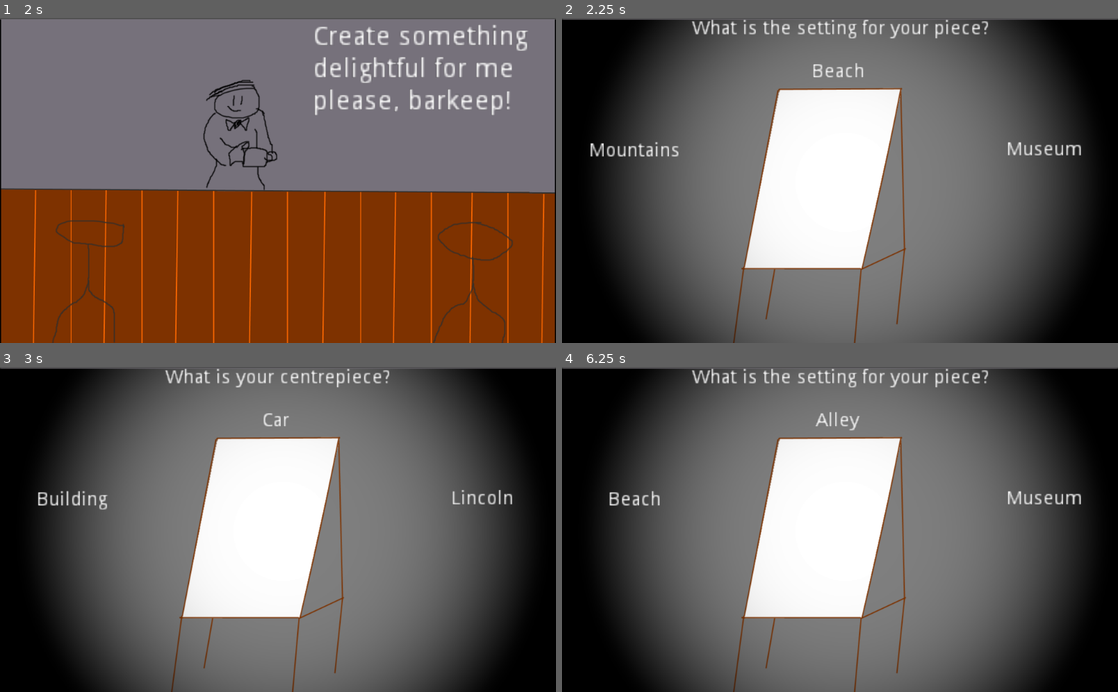
Above: before the commit, frames 1-4 (two rows, left to right).
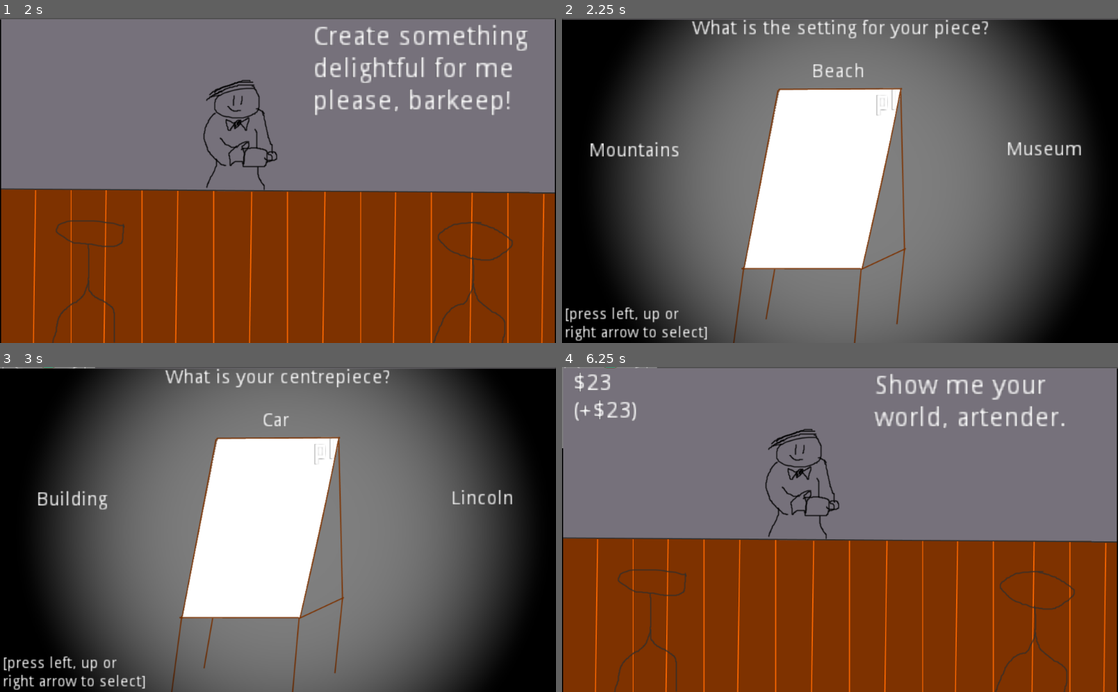
Above: after the commit, the same moments.

Repository: Verslapper/Artender
Game: Godot game, scene res://Main.tscn
Same seed, same stepped clock (60 frames per second), same inputs: the game is played once before the commit and once after it.
Inputs:
- Up to frame 1 (2 s): tap Enter (ui_accept) at 0.5, 0.6, 0.77, 1.07, 1.35, 1.52, 1.82 s; hold Right (ui_right) 0.53-1.28 s; hold Left (ui_left) from 1.28 s (still down)
- Up to frame 2 (2.25 s): release Left (ui_left) at 2.03 s; hold Right (ui_right) from 2.03 s (still down); tap Enter (ui_accept) at 2.1 s
- Up to frame 3 (3 s): tap Enter (ui_accept) at 2.75, 2.85 s; release Right (ui_right) at 2.78 s; hold Up (ui_up) from 2.78 s (still down)
- Up to frame 4 (6.25 s): tap Enter (ui_accept) at 3.02, 3.32, 3.6, 3.77, 4.07, 4.35, 4.52, 4.82, 5.1, 5.75, 5.85, 6.02 s; release Up (ui_up) at 3.53 s; hold Left (ui_left) 3.53-5.78 s; hold Right (ui_right) from 5.78 s (still down)

Frame 1 is identical in both runs. In frame 2, 0.8% of the frame differs, in the area x 0-61%, y 22-100%; in frame 3, 0.9%; in frame 4, 82%, in the area x 0-100%, y 0-100%.

Commit message:
Loop including age, show tip addition, first crack at programmatic image loading

Diff:
--- a/EaselHUD.tscn
+++ b/EaselHUD.tscn
@@ -1,6 +1,7 @@
-[gd_scene load_steps=2 format=2]
+[gd_scene load_steps=3 format=2]
 
 [ext_resource path="res://assets/easel.png" type="Texture" id=1]
+[ext_resource path="res://PaintingCanvas.tscn" type="PackedScene" id=2]
 
 [node name="EaselHUD" type="CanvasLayer"]
 
@@ -119,3 +120,30 @@
 z_index = -1
 texture = ExtResource( 1 )
 _sections_unfolded = [ "Visibility", "Z Index" ]
+
+[node name="ArrowTipLabel" type="Label" parent="." index="5"]
+
+anchor_left = 0.0
+anchor_top = 0.0
+anchor_right = 0.0
+anchor_bottom = 0.0
+margin_left = 5.0
+margin_top = 448.0
+margin_right = 141.0
+margin_bottom = 522.0
+rect_scale = Vector2( 2, 2 )
+rect_pivot_offset = Vector2( 0, 0 )
+rect_clip_content = false
+mouse_filter = 2
+mouse_default_cursor_shape = 0
+size_flags_horizontal = 1
+size_flags_vertical = 4
+text = "[press left, up or right arrow to select]"
+valign = 2
+autowrap = true
+percent_visible = 1.0
+lines_skipped = 0
+max_lines_visible = -1
+_sections_unfolded = [ "Rect" ]
+
+[node name="PaintingCanvas" parent="." index="6" instance=ExtResource( 2 )]
--- a/HUD.tscn
+++ b/HUD.tscn
@@ -32,15 +32,7 @@
 max_lines_visible = -1
 _sections_unfolded = [ "Rect" ]
 
-[node name="PaintingCanvas" type="CanvasLayer" parent="." index="1"]
-
-layer = 1
-offset = Vector2( 0, 0 )
-rotation = 0.0
-scale = Vector2( 1, 1 )
-transform = Transform2D( 1, 0, 0, 1, 0, 0 )
-
-[node name="TipLabel" type="Label" parent="." index="2"]
+[node name="TipLabel" type="Label" parent="." index="1"]
 
 anchor_left = 0.0
 anchor_top = 0.0
--- a/Main.gd
+++ b/Main.gd
@@ -26,6 +26,8 @@
 var selectedSetting = ""
 var selectedObject = ""
 var selectedModifier = ""
+var mountains = preload("assets/Mountains.png")
+var beach = preload("assets/Beach.png")
 
 func _ready():
 	$EaselHUD.layer = 0
@@ -91,6 +93,13 @@
 			finishEasel()
 		pass
 
+	# Man, how the hell do I load images programatically?
+	if (selectedSetting != ""):
+		var spritefrompreload = Sprite.new()
+		spritefrompreload.set_texture(mountains)
+		$EaselHUD/PaintingCanvas.add_child(spritefrompreload)
+
+
 func generateCustomer():
 	customerAge = rand_range(5,95)
 
@@ -108,6 +117,8 @@
 func startEasel():
 	# set easel background
 	$EaselHUD.layer = 3
+	$EaselHUD/PaintingCanvas.layer = 1
+	$HUD/TipLabel.set_text("$" + str(tips))
 	# present three options
 	if (selectedSetting == ""):
 		$EaselHUD/QuestionLabel.set_text("What is the setting for your piece?")
@@ -146,16 +157,16 @@
 
 func finishEasel():
 	$EaselHUD.layer = 0
-	# show your painting
-	# get customer reaction
+	$EaselHUD/PaintingCanvas.layer = 0
 	var rand = randi()%customerReactions.size()
 	$HUD/Label.set_text(customerReactions[rand])
-	# generate and show tip
 	var tip = rand * 10 + rand + 1
 	tips += tip
-	$HUD/TipLabel.set_text("$" + str(tips))
+	$HUD/TipLabel.set_text("$" + str(tips) + " (+$" + str(tip) + ")")
 	easelMode = false
+	customerAge = 0
 	selectedSetting = ""
 	selectedObject = ""
 	selectedModifier = ""
+	piecesCompleted += 1
 	pass
--- a/Main.tscn
+++ b/Main.tscn
@@ -5,7 +5,7 @@
 [ext_resource path="res://HUD.tscn" type="PackedScene" id=3]
 [ext_resource path="res://EaselHUD.tscn" type="PackedScene" id=4]
 
-[node name="Main" type="CanvasLayer" index="0"]
+[node name="Main" type="CanvasLayer"]
 
 layer = 1
 offset = Vector2( 0, 0 )
--- /dev/null
+++ b/PaintingCanvas.tscn
@@ -0,0 +1,16 @@
+[gd_scene load_steps=2 format=2]
+
+[ext_resource path="res://assets/Blank.png" type="Texture" id=1]
+
+[node name="PaintingCanvas" type="CanvasLayer" index="0"]
+
+layer = 0
+offset = Vector2( 0, 0 )
+rotation = 0.0
+scale = Vector2( 1, 1 )
+transform = Transform2D( 1, 0, 0, 1, 0, 0 )
+
+[node name="Blank" type="Sprite" parent="." index="0"]
+
+position = Vector2( 477.339, 305.805 )
+texture = ExtResource( 1 )
Binary file added: assets/Beach.png
Not shown, added: assets/Beach.png.import
Binary file added: assets/Blank.png
Not shown, added: assets/Blank.png.import
Binary file added: assets/Mountains.png
Not shown, added: assets/Mountains.png.import
Binary file changed: assets/easel.png
